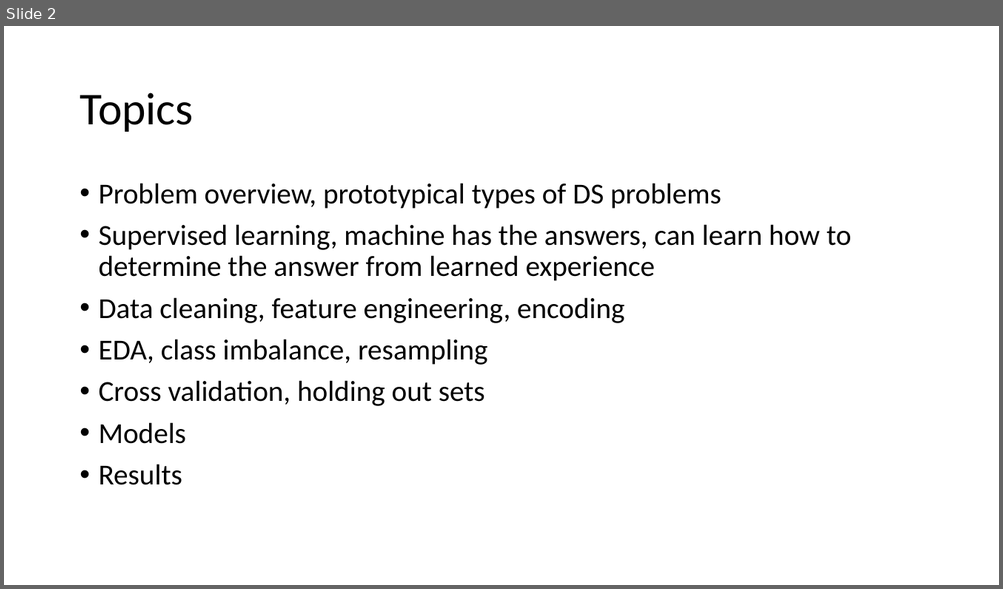
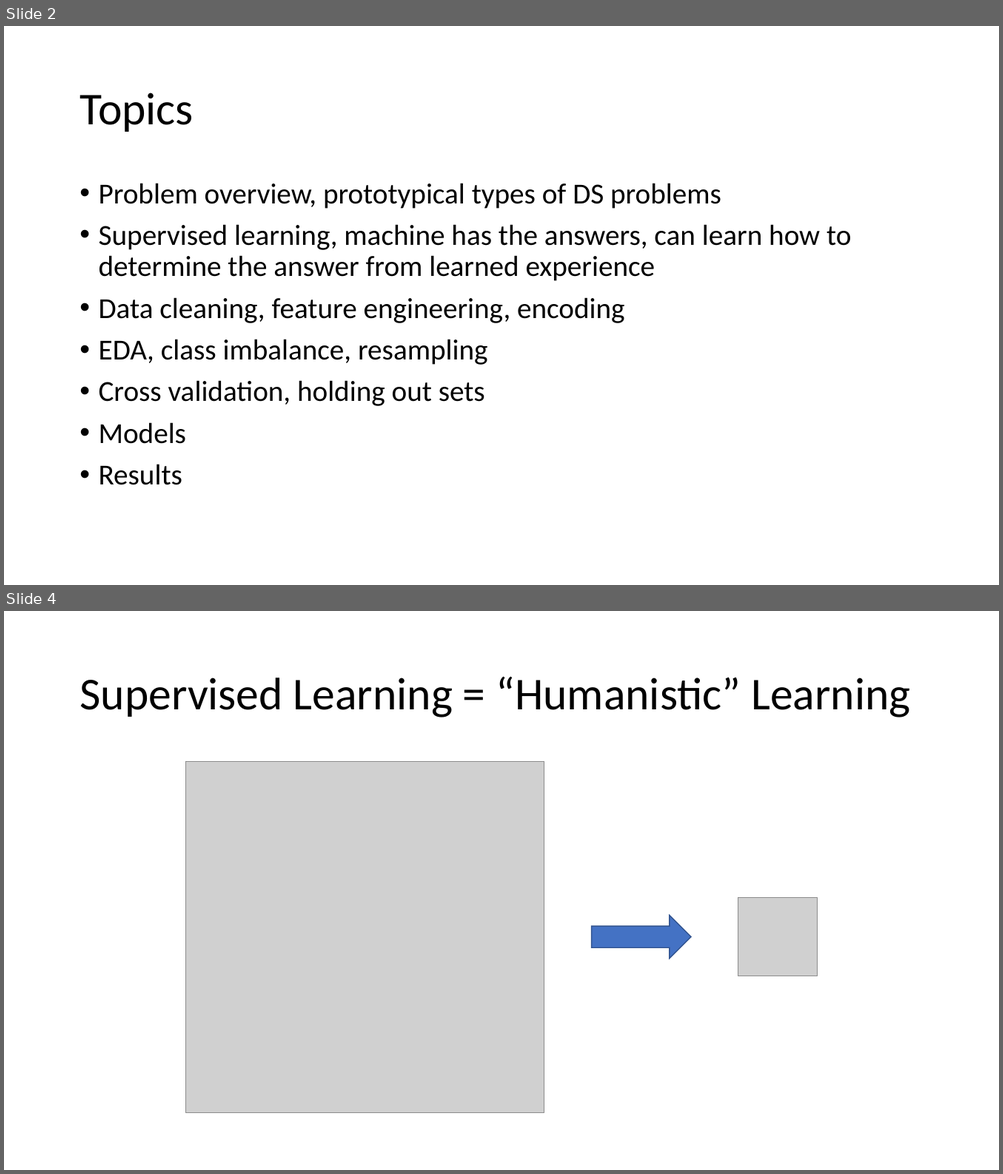
Before and after one commit to andy-j-block/census_income_predictions, a slide deck: slide_deck.pptx. Shown one above the other, each under a label of ours: slide 2 before the commit, slides 2 and 4 after it; the slides between them are not shown. The pictures are 1003x589 and 1003x1174 pixels, drawn with LibreOffice and Linux fonts; fonts in the diff are those of the drawing; grey boxes stand for pictures. Boxes give left, top, right and bottom in pixels: in the first picture for what was removed or moved away, otherwise in the second. Text is boxed around its words. In the diff, an @@ line names an element or a change of style, - is before the commit and + after.

```diff
--- a/slide_deck.pptx
+++ b/slide_deck.pptx
@@ slide 4 added at (4,611,999,1170), background #FFFFFF @@
@@ title added at (79,676,910,718), 44 pt, text #000000 @@
+Supervised Learning = “Humanistic” Learning
@@ picture added at (185,762,544,1113) @@
@@ picture added at (738,898,817,977) @@
@@ right arrow added at (591,915,691,959), fill #4472C4, outline #325491 1 pt @@
```
Also in this commit, not shown: 1 slide changed, 11 other slides added, 7 other files.
